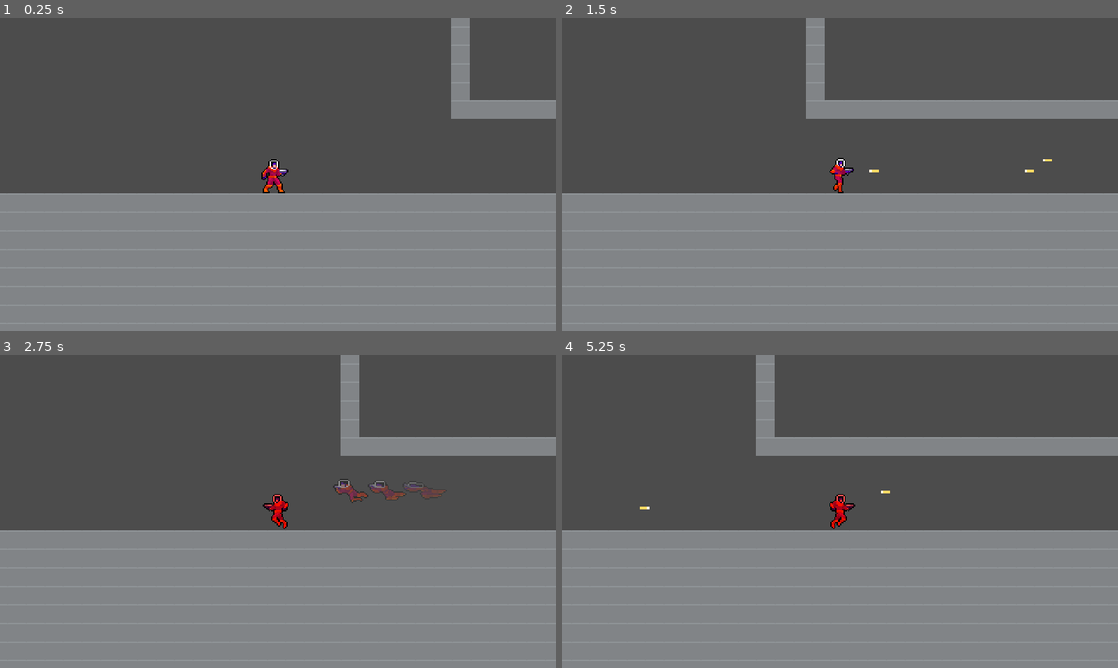
Above: before the commit, frames 1-4 (two rows, left to right).
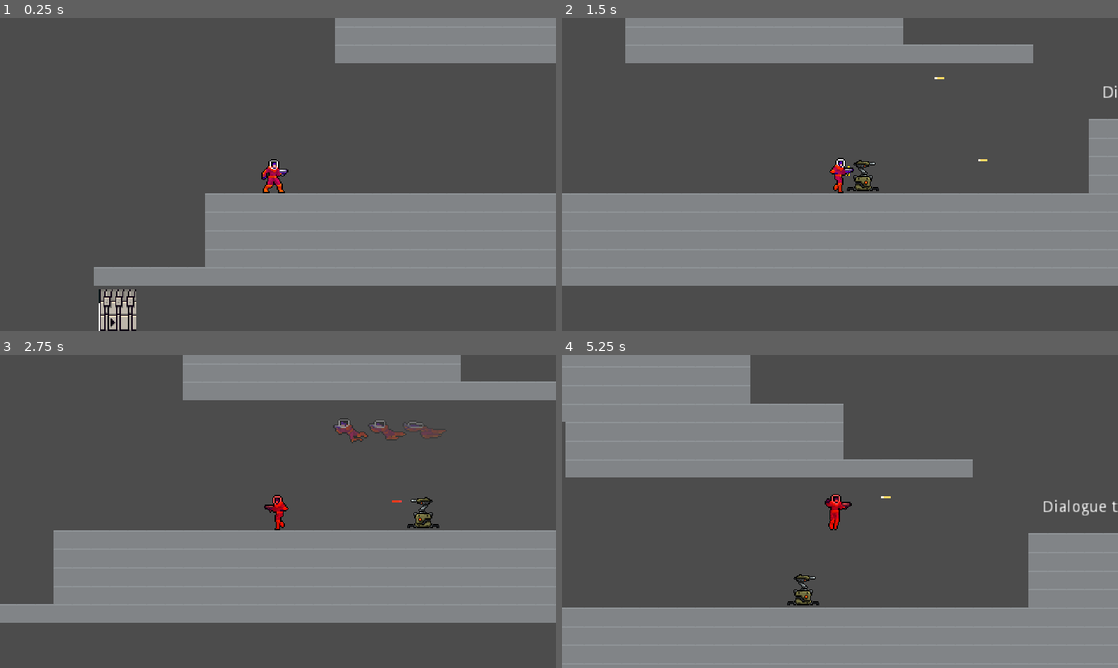
Above: after the commit, the same moments.

Repository: JuroUhlar/red_cascade
Game: Godot game, scene res://scenes/Level.tscn
Same seed, same stepped clock (60 frames per second), same inputs: the game is played once before the commit and once after it.
Inputs:
- Up to frame 1 (0.25 s): no input
- Up to frame 2 (1.5 s): tap Enter at 0.5 s; hold Z (shoot) 0.53-1.28 s; hold D (move_right) from 0.53 s (still down); tap X (dash) at 0.6 s; tap Space (jump) at 0.77, 1.07 s; tap Z (shoot) at 1.35 s
- Up to frame 3 (2.75 s): tap Space (jump) at 1.52, 1.55, 1.82, 2.1 s; release D (move_right) at 2.03 s; hold A (move_left) from 2.03 s (still down); tap X (dash) at 2.3 s
- Up to frame 4 (5.25 s): release A (move_left) at 2.78 s; hold D (move_right) 2.78-4.28 s; tap X (dash) at 2.85, 4.55, 5.1 s; tap Space (jump) at 3.02, 3.32, 3.77, 3.8, 4.07, 4.52, 4.82 s; tap Z (shoot) at 3.05, 4.35 s; tap V (interact) at 3.6 s; hold A (move_left) 4.28-5.03 s; hold D (move_right) from 5.03 s (still down); hold Z (shoot) from 5.03 s (still down)

The runs differ from the first frame. In frame 1, 31% of the frame differs, in the area x 0-100%, y 0-100%; in frame 2, 28%; in frame 3, 28%; in frame 4, 42%, in the area x 0-100%, y 0-81%.

Commit message:
Turrets shoot

Diff:
--- a/Turret.gd
+++ b/Turret.gd
@@ -1,15 +1,40 @@
 extends StaticBody2D
 
 export var deployed = false
+export var sensor_range = 400
+export (PackedScene) var bullet
+
 
 func _physics_process(delta):
 	if ($RayCast_left.is_colliding() or $RayCast_right.is_colliding()):
 		if !deployed:
+			$Sprite.play("deploy")
+			yield($Sprite, "animation_finished")
+			$RayCast_left.cast_to = Vector2(-sensor_range, 0)
+			$RayCast_right.cast_to = Vector2(sensor_range, 0)
 			deployed = true
 
-		if $RayCast_left.is_colliding():
-			$Sprite.flip_h = true
-		else:
-			$Sprite.flip_h = false
+		if deployed:
+			if $RayCast_left.is_colliding():
+				$Sprite.flip_h = true
+				if sign($muzzle_position.position.x) == 1:
+					$muzzle_position.position.x *= -1
+			else:
+				$Sprite.flip_h = false
+				if sign($muzzle_position.position.x) == -1:
+					$muzzle_position.position.x *= -1
+
+			if $gun_timer.time_left <= 0:
+				shoot()
 
 	if deployed: $Sprite.play("deploy")
+
+func shoot():
+	$gun_timer.start()
+	var projectile = bullet.instance()
+	if sign($muzzle_position.position.x) == 1:
+		projectile.set_projectile_direction(1)
+	else:
+		projectile.set_projectile_direction(-1)
+	get_parent().add_child(projectile)
+	projectile.position = $muzzle_position.global_position
--- a/scenes/Level.tscn
+++ b/scenes/Level.tscn
@@ -76,10 +76,9 @@
 secondary_dialogue_path = NodePath("../CanvasLayer/Dialogue_friend_secondary")
 
 [node name="Player" parent="." instance=ExtResource( 3 )]
-position = Vector2( 250.482, 179.886 )
+position = Vector2( 3582.81, -113.894 )
 
 [node name="Turrets" type="Node" parent="."]
-editor/display_folded = true
 
 [node name="Turret3" parent="Turrets" instance=ExtResource( 4 )]
 position = Vector2( 3666.66, -351.99 )
@@ -88,9 +87,10 @@
 position = Vector2( 4043.5, -544.62 )
 
 [node name="Turret" parent="Turrets" instance=ExtResource( 4 )]
-position = Vector2( 3831.56, -113.185 )
+position = Vector2( 3838.25, -110.676 )
 
 [node name="Placeholders" type="Node" parent="."]
+editor/display_folded = true
 
 [node name="red_goo" type="TextureRect" parent="Placeholders"]
 margin_left = 3384.75
--- a/scenes/Player.tscn
+++ b/scenes/Player.tscn
@@ -14,20 +14,20 @@
 [ext_resource path="res://assets/NPC/enemy_death7.png" type="Texture" id=12]
 [ext_resource path="res://assets/Player/player-fall3.png" type="Texture" id=13]
 [ext_resource path="res://assets/Player/player-fall2.png" type="Texture" id=14]
-[ext_resource path="res://assets/Player/player-jump2.png" type="Texture" id=15]
-[ext_resource path="res://assets/Player/player-jump3.png" type="Texture" id=16]
-[ext_resource path="res://assets/Player/player-jump4.png" type="Texture" id=17]
-[ext_resource path="res://assets/Player/player-run1.png" type="Texture" id=18]
-[ext_resource path="res://assets/Player/player-run2.png" type="Texture" id=19]
-[ext_resource path="res://assets/Player/player-run3.png" type="Texture" id=20]
-[ext_resource path="res://assets/Player/player-run4.png" type="Texture" id=21]
-[ext_resource path="res://assets/Player/player-run5.png" type="Texture" id=22]
-[ext_resource path="res://assets/Player/player-run6.png" type="Texture" id=23]
-[ext_resource path="res://assets/Player/player-dash1.png" type="Texture" id=24]
-[ext_resource path="res://assets/Player/player-dash2.png" type="Texture" id=25]
-[ext_resource path="res://assets/Player/player-dash3.png" type="Texture" id=26]
-[ext_resource path="res://assets/Player/player-shoot1.png" type="Texture" id=27]
-[ext_resource path="res://assets/Player/player-shoot2.png" type="Texture" id=28]
+[ext_resource path="res://assets/Player/player-run1.png" type="Texture" id=15]
+[ext_resource path="res://assets/Player/player-run2.png" type="Texture" id=16]
+[ext_resource path="res://assets/Player/player-run3.png" type="Texture" id=17]
+[ext_resource path="res://assets/Player/player-run4.png" type="Texture" id=18]
+[ext_resource path="res://assets/Player/player-run5.png" type="Texture" id=19]
+[ext_resource path="res://assets/Player/player-run6.png" type="Texture" id=20]
+[ext_resource path="res://assets/Player/player-dash1.png" type="Texture" id=21]
+[ext_resource path="res://assets/Player/player-dash2.png" type="Texture" id=22]
+[ext_resource path="res://assets/Player/player-dash3.png" type="Texture" id=23]
+[ext_resource path="res://assets/Player/player-shoot1.png" type="Texture" id=24]
+[ext_resource path="res://assets/Player/player-shoot2.png" type="Texture" id=25]
+[ext_resource path="res://assets/Player/player-jump2.png" type="Texture" id=26]
+[ext_resource path="res://assets/Player/player-jump3.png" type="Texture" id=27]
+[ext_resource path="res://assets/Player/player-jump4.png" type="Texture" id=28]
 
 [sub_resource type="RectangleShape2D" id=1]
 extents = Vector2( 10.8078, 15 )
@@ -75,25 +75,25 @@
 "name": "fall",
 "speed": 8.0
 }, {
-"frames": [ ExtResource( 15 ), ExtResource( 16 ), ExtResource( 17 ) ],
-"loop": true,
-"name": "jump",
-"speed": 8.0
-}, {
-"frames": [ ExtResource( 18 ), ExtResource( 19 ), ExtResource( 20 ), ExtResource( 21 ), ExtResource( 22 ), ExtResource( 23 ) ],
+"frames": [ ExtResource( 15 ), ExtResource( 16 ), ExtResource( 17 ), ExtResource( 18 ), ExtResource( 19 ), ExtResource( 20 ) ],
 "loop": true,
 "name": "run",
 "speed": 12.0
 }, {
-"frames": [ ExtResource( 24 ), ExtResource( 25 ), ExtResource( 26 ) ],
+"frames": [ ExtResource( 21 ), ExtResource( 22 ), ExtResource( 23 ) ],
 "loop": false,
 "name": "dash",
 "speed": 30.0
 }, {
-"frames": [ ExtResource( 27 ), ExtResource( 28 ) ],
+"frames": [ ExtResource( 24 ), ExtResource( 25 ) ],
 "loop": false,
 "name": "shoot",
 "speed": 20.0
+}, {
+"frames": [ ExtResource( 26 ), ExtResource( 27 ), ExtResource( 28 ) ],
+"loop": true,
+"name": "jump",
+"speed": 8.0
 } ]
 
 [node name="Player" type="KinematicBody2D"]
@@ -149,6 +149,7 @@
 autostart = true
 
 [node name="Camera2D" type="Camera2D" parent="."]
+visible = false
 current = true
 
 [node name="trail" type="Particles2D" parent="."]
--- a/scenes/Turret.tscn
+++ b/scenes/Turret.tscn
@@ -1,26 +1,27 @@
-[gd_scene load_steps=12 format=2]
+[gd_scene load_steps=13 format=2]
 
 [ext_resource path="res://Turret.gd" type="Script" id=1]
-[ext_resource path="res://assets/Turret/turret_deploy0.png" type="Texture" id=2]
-[ext_resource path="res://assets/Turret/turret_deploy1.png" type="Texture" id=3]
-[ext_resource path="res://assets/Turret/turret_deploy2.png" type="Texture" id=4]
-[ext_resource path="res://assets/Turret/turret_deploy3.png" type="Texture" id=5]
-[ext_resource path="res://assets/Turret/turret_deploy4.png" type="Texture" id=6]
-[ext_resource path="res://assets/Turret/turret_deploy5.png" type="Texture" id=7]
-[ext_resource path="res://assets/Turret/turret_deploy6.png" type="Texture" id=8]
-[ext_resource path="res://assets/Turret/turret_deploy7.png" type="Texture" id=9]
+[ext_resource path="res://scenes/turret_bullet.tscn" type="PackedScene" id=2]
+[ext_resource path="res://assets/Turret/turret_deploy0.png" type="Texture" id=3]
+[ext_resource path="res://assets/Turret/turret_deploy1.png" type="Texture" id=4]
+[ext_resource path="res://assets/Turret/turret_deploy2.png" type="Texture" id=5]
+[ext_resource path="res://assets/Turret/turret_deploy3.png" type="Texture" id=6]
+[ext_resource path="res://assets/Turret/turret_deploy4.png" type="Texture" id=7]
+[ext_resource path="res://assets/Turret/turret_deploy5.png" type="Texture" id=8]
+[ext_resource path="res://assets/Turret/turret_deploy6.png" type="Texture" id=9]
+[ext_resource path="res://assets/Turret/turret_deploy7.png" type="Texture" id=10]
 
 [sub_resource type="RectangleShape2D" id=1]
-extents = Vector2( 10, 17.3934 )
+extents = Vector2( 10, 11.3483 )
 
 [sub_resource type="SpriteFrames" id=2]
 animations = [ {
-"frames": [ ExtResource( 2 ) ],
+"frames": [ ExtResource( 3 ) ],
 "loop": true,
 "name": "idle",
 "speed": 5.0
 }, {
-"frames": [ ExtResource( 2 ), ExtResource( 3 ), ExtResource( 4 ), ExtResource( 5 ), ExtResource( 6 ), ExtResource( 7 ), ExtResource( 8 ), ExtResource( 9 ) ],
+"frames": [ ExtResource( 3 ), ExtResource( 4 ), ExtResource( 5 ), ExtResource( 6 ), ExtResource( 7 ), ExtResource( 8 ), ExtResource( 9 ), ExtResource( 10 ) ],
 "loop": false,
 "name": "deploy",
 "speed": 10.0
@@ -29,14 +30,13 @@
 [node name="Turret" type="StaticBody2D"]
 collision_layer = 2
 script = ExtResource( 1 )
-__meta__ = {
-"_edit_group_": true
-}
+bullet = ExtResource( 2 )
 
 [node name="CollisionShape2D" type="CollisionShape2D" parent="."]
 shape = SubResource( 1 )
 
 [node name="Sprite" type="AnimatedSprite" parent="."]
+scale = Vector2( 0.8, 0.8 )
 frames = SubResource( 2 )
 animation = "idle"
 playing = true
@@ -49,3 +49,9 @@
 enabled = true
 exclude_parent = false
 cast_to = Vector2( -150, 0 )
+
+[node name="muzzle_position" type="Position2D" parent="."]
+position = Vector2( 14.8867, -10.1081 )
+
+[node name="gun_timer" type="Timer" parent="."]
+one_shot = true
--- a/scenes/player_bullet.tscn
+++ b/scenes/player_bullet.tscn
@@ -19,19 +19,19 @@
 "speed": 30.0
 } ]
 
-[sub_resource type="RectangleShape2D" id=1]
-extents = Vector2( 4.02687, 1.04009 )
+[sub_resource type="RectangleShape2D" id=2]
+extents = Vector2( 2.01522, 0.498867 )
 
 [node name="player_bullet" type="Area2D"]
 collision_mask = 14
 script = ExtResource( 1 )
 
 [node name="Sprite" type="AnimatedSprite" parent="."]
-frames = SubResource( 2 )
+frames = SubResource( 1 )
 playing = true
 
 [node name="CollisionShape2D" type="CollisionShape2D" parent="."]
-shape = SubResource( 1 )
+shape = SubResource( 2 )
 
 [node name="lifetime_timer" type="Timer" parent="."]
 one_shot = true
--- /dev/null
+++ b/scenes/turret_bullet.tscn
@@ -0,0 +1,22 @@
+[gd_scene load_steps=2 format=2]
+
+[ext_resource path="res://scenes/player_bullet.tscn" type="PackedScene" id=1]
+
+[node name="turret_bullet" index="0" instance=ExtResource( 1 )]
+position = Vector2( 15.833, 8.31231 )
+collision_layer = 4
+collision_mask = 13
+speed = 200
+
+[node name="Sprite" parent="." index="0"]
+modulate = Color( 1, 0.266667, 0.266667, 1 )
+
+[node name="CollisionShape2D" parent="." index="1"]
+scale = Vector2( 2, 2 )
+
+[node name="lifetime_timer" parent="." index="2"]
+wait_time = 2.0
+
+[node name="VisibilityNotifier2D" parent="." index="3"]
+position = Vector2( -5.05926, -1.78494 )
+scale = Vector2( 0.932337, 0.346945 )
Not shown: 1 places in scenes/player_bullet.tscn that only renumber resources
